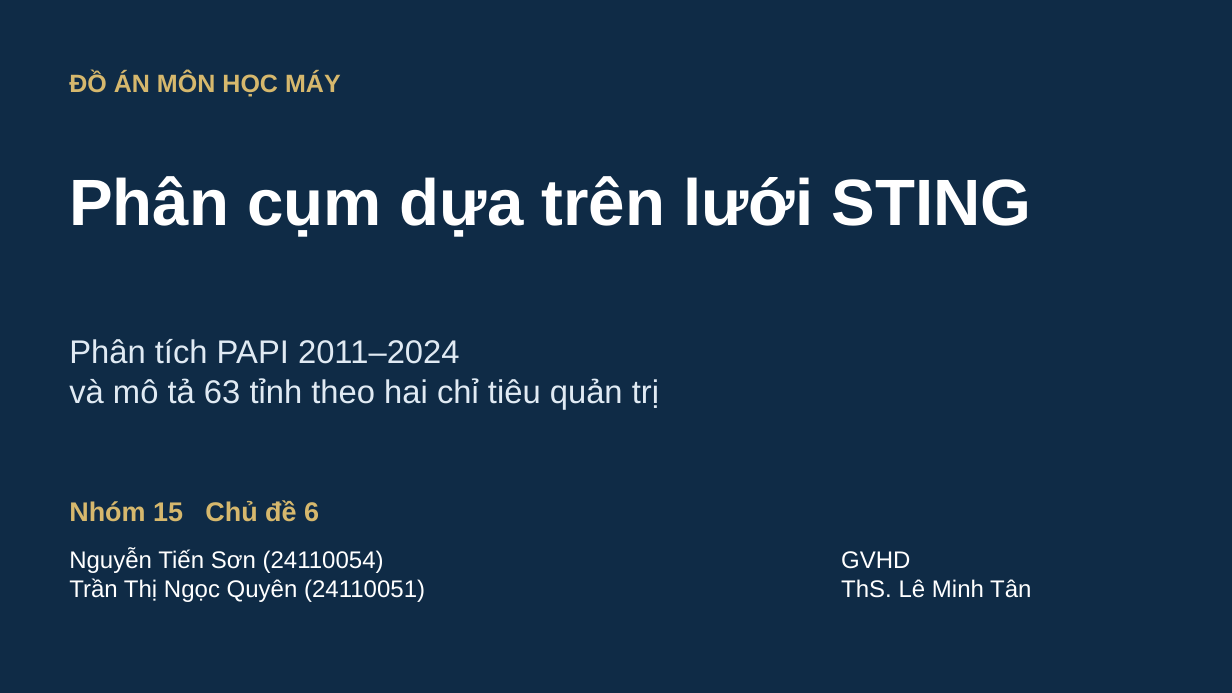
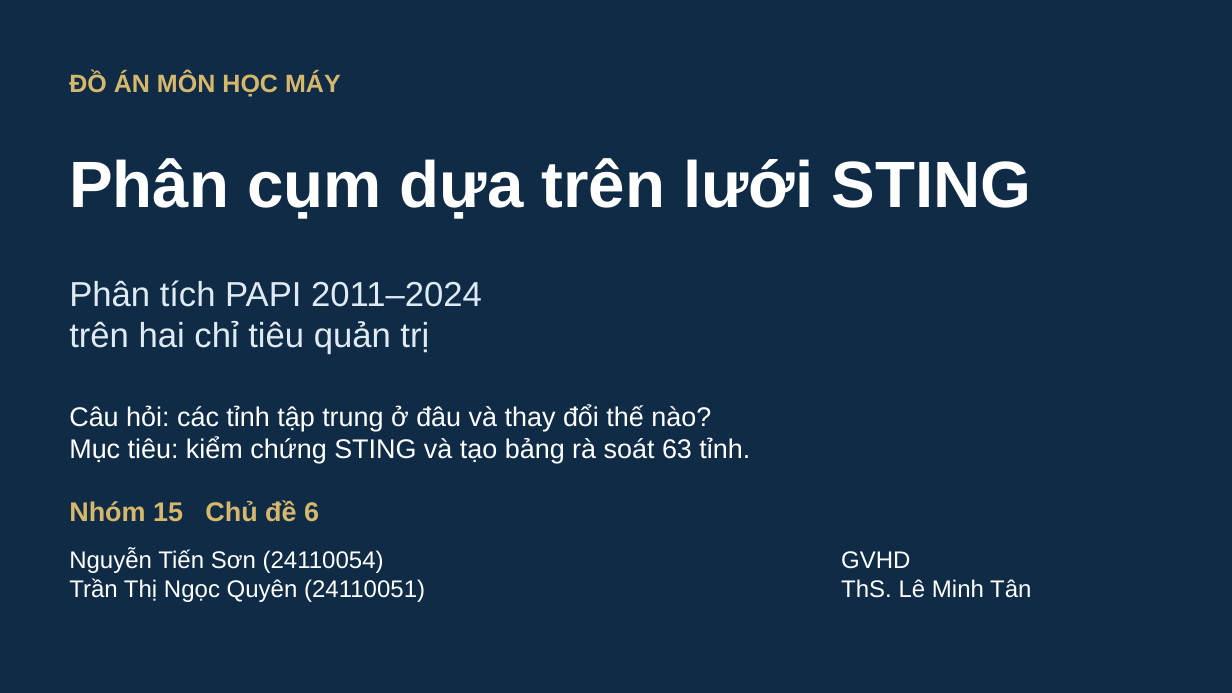
Before and after one commit to JasonTM17/Grid_Based_Sociology, a slide deck: slide 1 of assets/sting_papi_slides_template.pptx. Drawn at 1232x693 pixels with LibreOffice and Linux fonts; fonts in the diff are those of the drawing. Boxes give left, top, right and bottom in pixels: in the first picture for what was removed or moved away, otherwise in the second. Text is boxed around its words. In the diff, an @@ line names an element or a change of style, - is before the commit and + after.

```diff
--- a/assets/sting_papi_slides_template.pptx
+++ b/assets/sting_papi_slides_template.pptx
@@ text "Phân cụm dựa trên lưới ..." moved from (x1=69, y1=176, x2=1032, y2=237) to (x1=69, y1=158, x2=1032, y2=219) @@
@@ text at (x1=69, y1=280, x2=482, y2=307): size 25.5 to 27 pt in "Phân tích PAPI 2011–2024" @@
@@ text "Phân tích PAPI 2011–2024" moved from (x1=69, y1=339, x2=659, y2=409) to (x1=69, y1=280, x2=482, y2=354) @@
@@ text at (x1=69, y1=321, x2=429, y2=354): text changed; size 25.5 to 27 pt @@
-và mô tả 63 tỉnh theo hai chỉ tiêu quản trị
+trên hai chỉ tiêu quản trị
@@ text added at (x1=69, y1=405, x2=750, y2=463), 21 pt, text #FFFFFF @@
+Câu hỏi: các tỉnh tập trung ở đâu và thay đổi thế nào?
+Mục tiêu: kiểm chứng STING và tạo bảng rà soát 63 tỉnh.
```
Also in this commit, not shown: 11 other slides changed, 3 slides removed, 47 other files.
